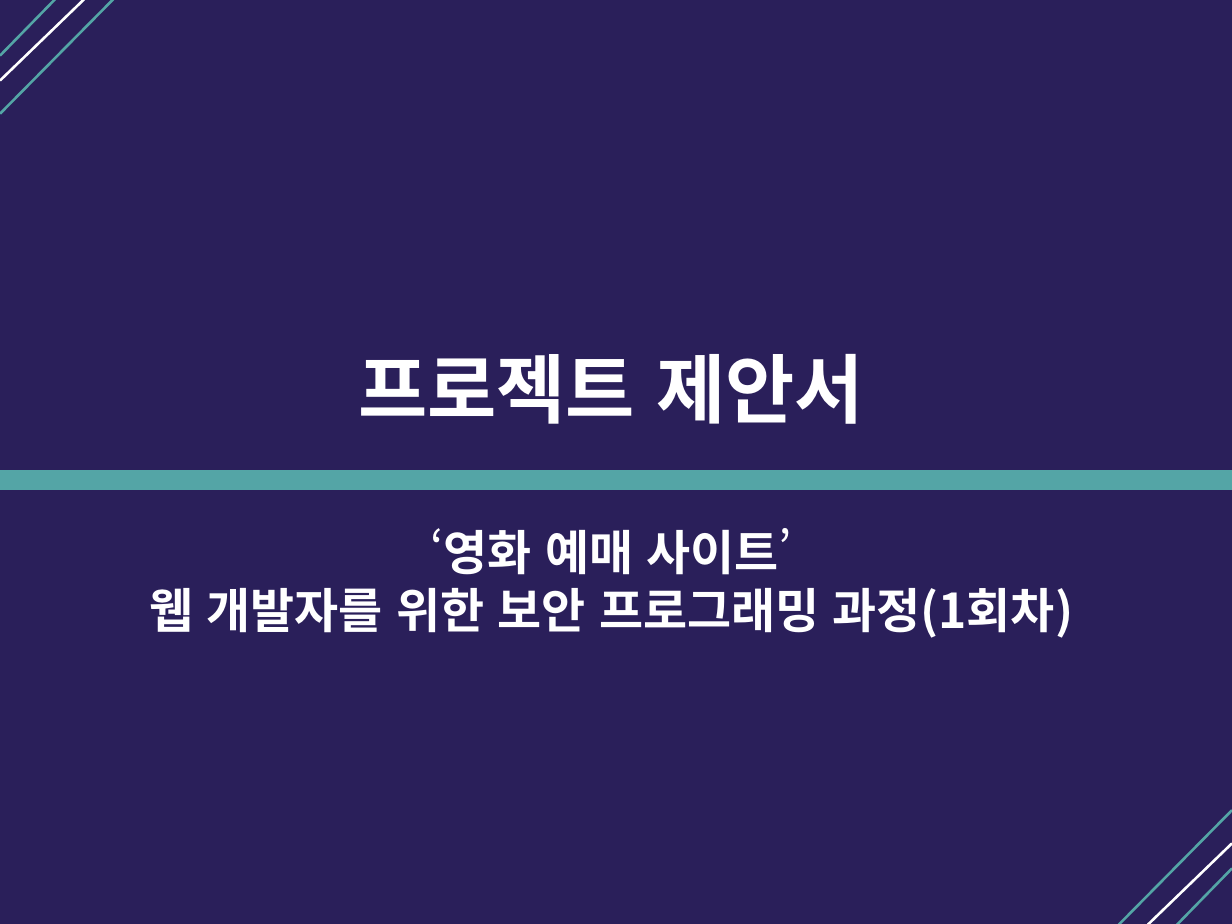
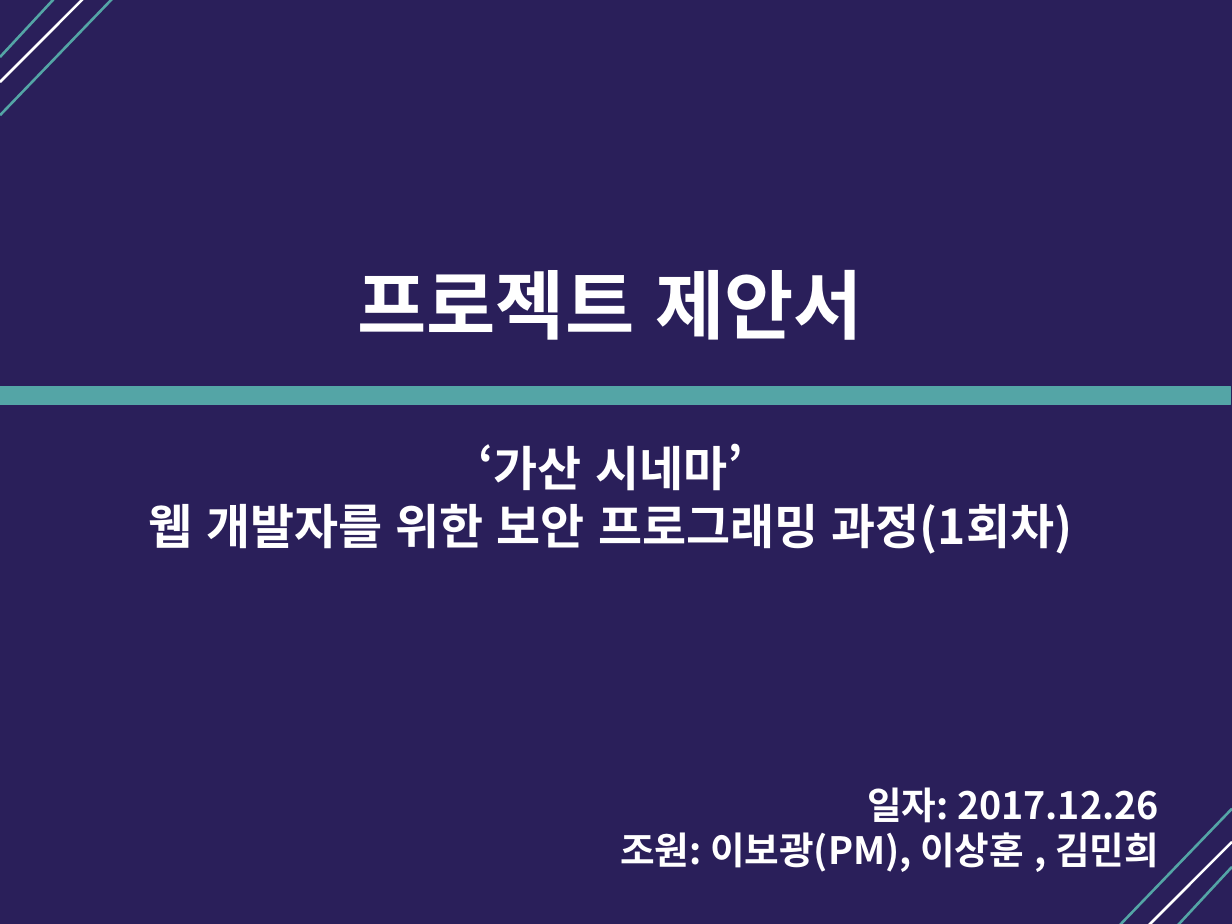
Before and after one commit to BoGwang/Project, a slide deck: slide 1 of document/[영화 예매 사이트] 제안서.ppt. Drawn at 1232x924 pixels with LibreOffice and Linux fonts; fonts in the diff are those of the drawing. Boxes give left, top, right and bottom in pixels: in the first picture for what was removed or moved away, otherwise in the second. Text is boxed around its words. In the diff, an @@ line names an element or a change of style, - is before the commit and + after.

Commit message:
목요일 피드백 후 2차 제안서 수정 - 프로젝트명 - 표지 팀원, 작성일 추가 - 화면 흐름도 추가 - 사용 기술 수정 후 추가 - 차별점

```diff
--- a/document/[영화 예매 사이트] 제안서.ppt
+++ b/document/[영화 예매 사이트] 제안서.ppt
@@ text "프로젝트 제안서" moved from (x1=149, y1=354, x2=1074, y2=638) to (x1=149, y1=270, x2=1073, y2=554) @@
@@ rectangle moved from (x1=0, y1=471, x2=1232, y2=490) to (x1=0, y1=387, x2=1231, y2=404) @@
@@ text at (x1=478, y1=443, x2=743, y2=491): text changed @@
-‘영화 예매 사이트’
+‘가산 시네마’
@@ text added at (x1=620, y1=787, x2=1159, y2=872), 22 pt, text #FFFFFF, bold @@
+일자: 2017.12.26
+조원: 이보광(PM), 이상훈 , 김민희
```
Also in this commit, not shown: 5 other slides changed, 2 slides added, 1 other file.
